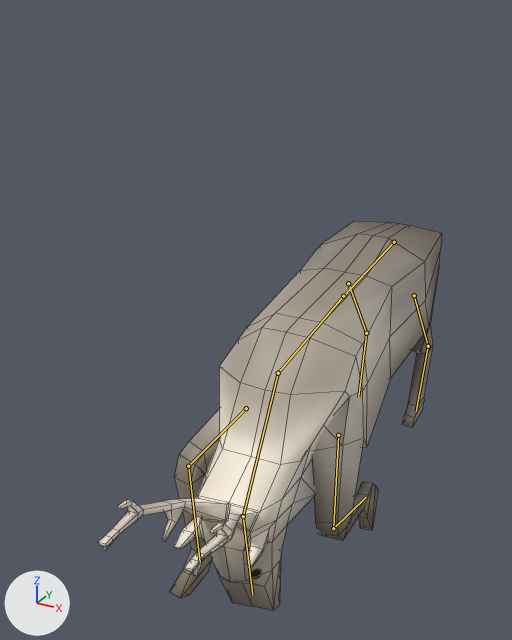
One commit to the Blender file Assets/3D/Raindeer_Normal/raindeer_normal.blend: the scene before it, then after it.
Both versions are drawn from a 50 mm camera at (4.1, -10.57, 8.28) aimed at (-0.78, -1.7, 3.85). Every picture has the same lights, and +X, +Y and +Z are marked at lower left. Both versions are drawn at frame 97 of the action 'Idle_loop'; the numbers are the values there. The bones that bend it are drawn over the model as lines. Mesh edges are drawn as thin lines.
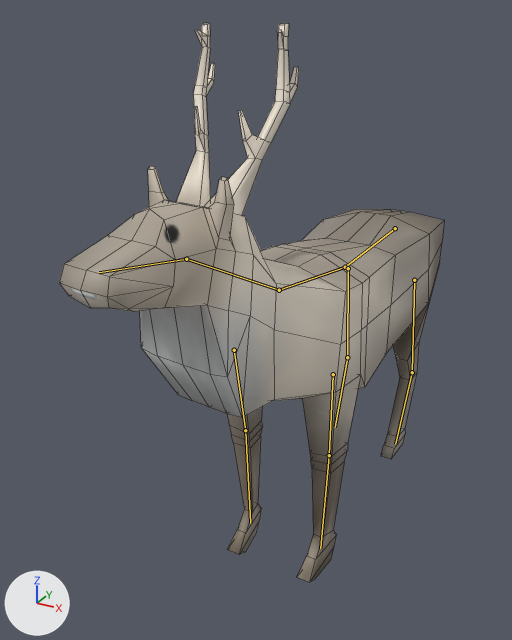
Changed parts and their boxes (x1, y1, x2, y2) in the pictures (512 x 640 px):
'Cube', posed (12% wider, 43% taller)
    before: (98, 221, 442, 611)
    after: (59, 23, 444, 582)
bone 'Hip', root to tip
    before: (394, 242) to (343, 296)
    after: (395, 228) to (345, 267)
bone 'BUL.L', root to tip
    before: (414, 295) to (428, 346)
    after: (414, 280) to (412, 372)
bone 'BLL.L', root to tip
    before: (428, 346) to (416, 411)
    after: (412, 372) to (395, 444)
bone 'Chest', root to tip
    before: (343, 296) to (278, 373)
    after: (345, 267) to (279, 290)
bone 'Neck', root to tip
    before: (278, 373) to (243, 516)
    after: (279, 290) to (186, 259)
bone 'Head', root to tip
    before: (243, 516) to (252, 594)
    after: (186, 259) to (99, 272)
bone 'FUL.L', root to tip
    before: (338, 435) to (333, 528)
    after: (333, 374) to (329, 455)
bone 'FLL.L', root to tip
    before: (333, 528) to (366, 497)
    after: (329, 455) to (320, 548)
bone 'FUL.R', root to tip
    before: (246, 408) to (188, 466)
    after: (234, 350) to (245, 430)
bone 'FLL.R', root to tip
    before: (188, 466) to (200, 562)
    after: (245, 430) to (250, 523)
bone 'BUL.R', root to tip
    before: (348, 283) to (366, 333)
    after: (348, 268) to (347, 357)
bone 'BLL.R', root to tip
    before: (366, 333) to (358, 397)
    after: (347, 357) to (335, 427)

The edits, one by one:
Bone 'Hip' (bone_hip) moves from (0.0, 0.0, 0.27) to (0.0, 0.0, 0.0).
Bone 'Hip' (bone_hip) turns from (6, 0, 0) to (0, 0, 0) degrees about its own x, y and z.
Bone 'BUL.L' (bone_bul_l) turns from (25, 0, 0) to (0, 0, 0) degrees about its own x, y and z.
Bone 'BLL.L' (bone_bll_l) turns from (-20, 0, 0) to (0, 0, 0) degrees about its own x, y and z.
Bone 'Chest' (bone_chest) turns from (12, 0, 0) to (0, 0, 0) degrees about its own x, y and z.
Bone 'Neck' (bone_neck) turns from (61, 0, -4) to (-5, -2, 7) degrees about its own x, y and z.
Bone 'Head' (bone_head) turns from (12, 0, -9) to (0, 0, 0) degrees about its own x, y and z.
Bone 'FUL.L' (bone_ful_l) turns from (-38, -4, -6) to (0, 0, 0) degrees about its own x, y and z.
Bone 'FLL.L' (bone_fll_l) turns from (91, -2, -2) to (0, 0, 0) degrees about its own x, y and z.
Bone 'FUL.R' (bone_ful_r) turns from (-107, 4, 0) to (0, 0, 0) degrees about its own x, y and z.
Bone 'FLL.R' (bone_fll_r) turns from (91, 2, 2) to (0, 0, 0) degrees about its own x, y and z.
Bone 'BUL.R' (bone_bul_r) turns from (25, 0, 0) to (0, 0, 0) degrees about its own x, y and z.
Bone 'BLL.R' (bone_bll_r) turns from (-20, 0, 0) to (0, 0, 0) degrees about its own x, y and z.
